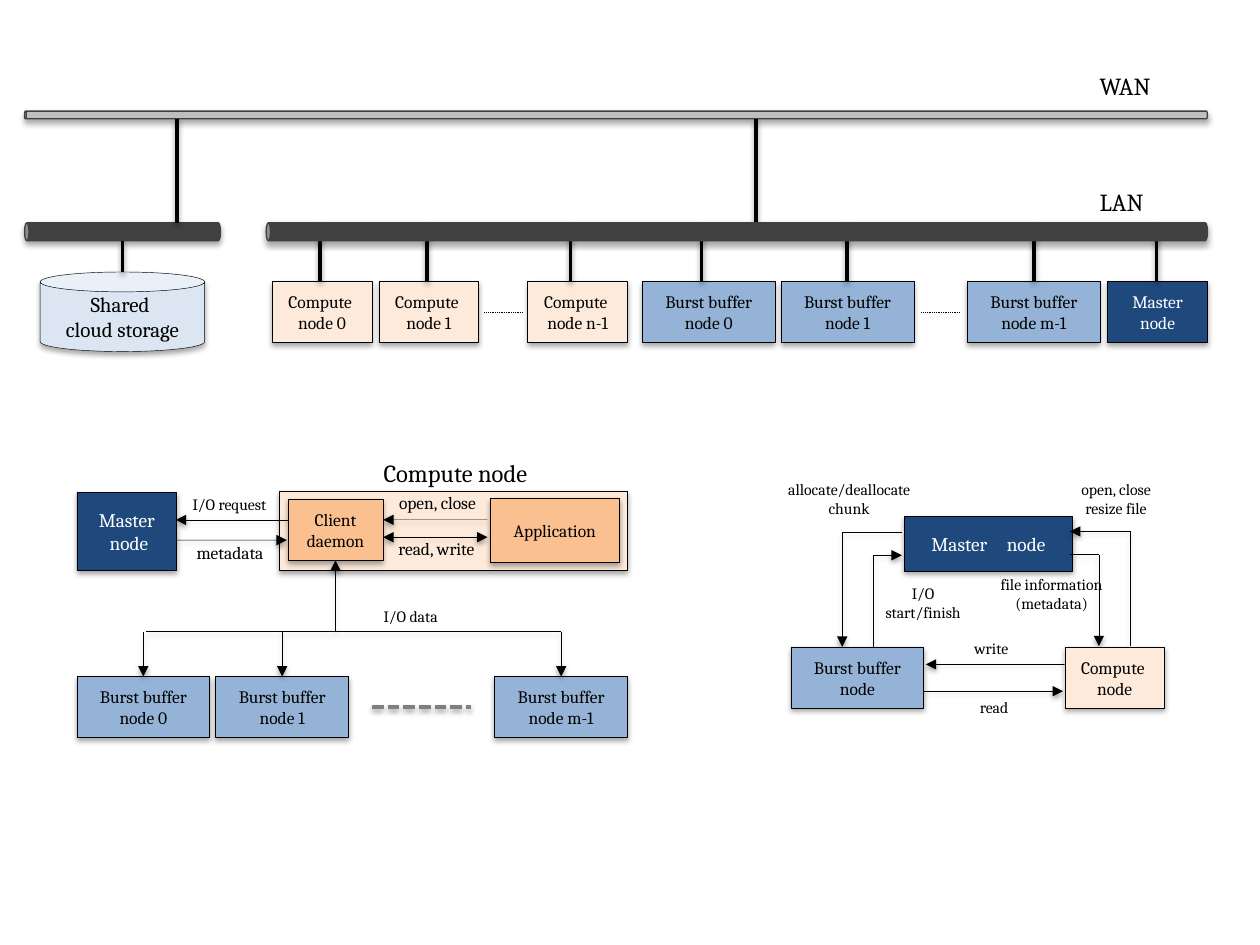
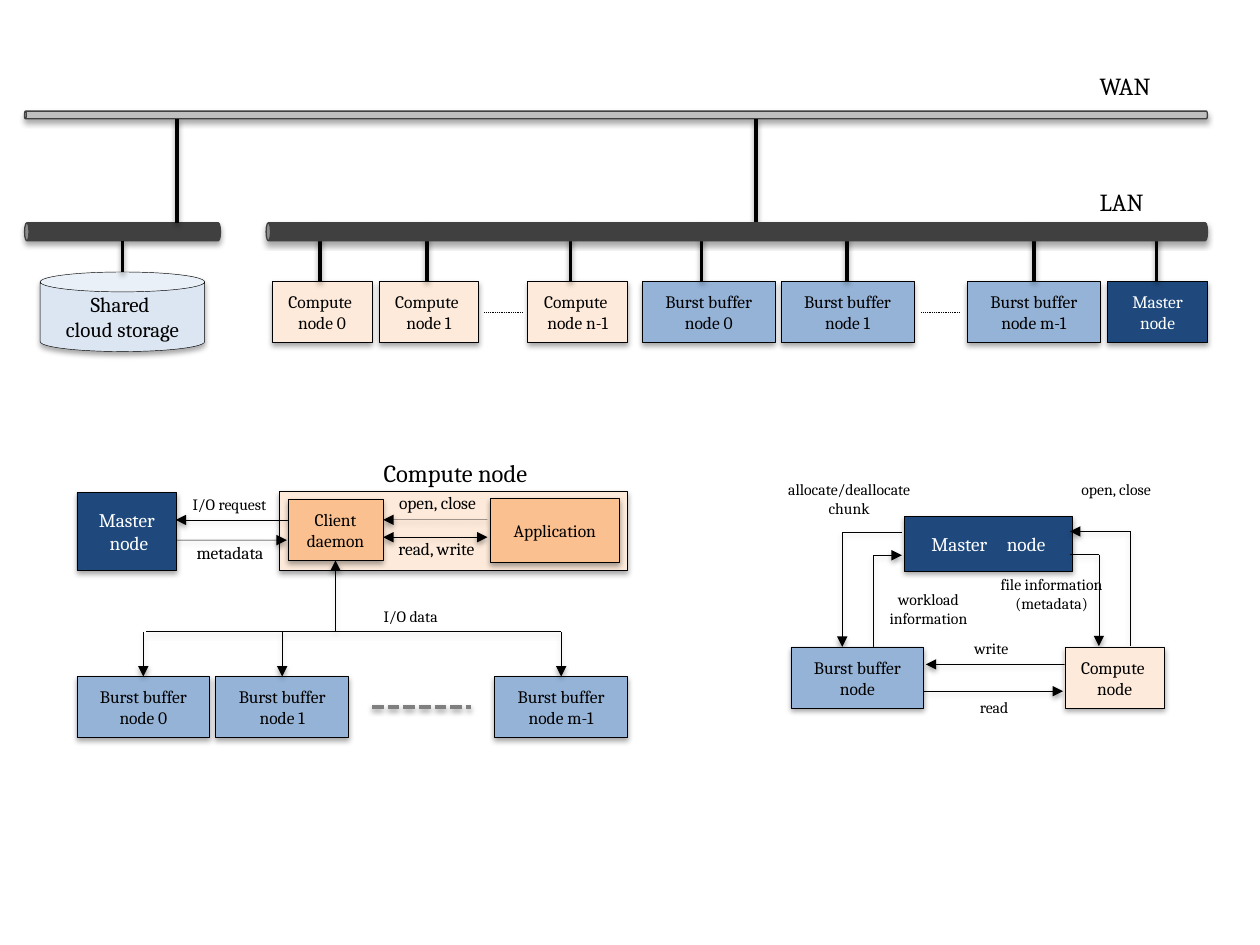
Before and after one commit to belldandyxtq/ccgrid, a slide deck: slide 3 of paper/ref/Presentation1.pptx. Drawn at 1260x945 pixels with LibreOffice and Linux fonts; fonts in the diff are those of the drawing. Boxes give left, top, right and bottom in pixels: in the first picture for what was removed or moved away, otherwise in the second. Text is boxed around its words. In the diff, an @@ line names an element or a change of style, - is before the commit and + after.

```diff
--- a/paper/ref/Presentation1.pptx
+++ b/paper/ref/Presentation1.pptx
@@ text at [1081, 484, 1151, 499]: text changed @@
-open, close
-resize file
+open, close
@@ text removed at [886, 588, 961, 620] @@
-I/O
-start/finish
@@ text added at [890, 594, 968, 624], 9 pt, text #000000 @@
+workload
+information
```
Also in this commit, not shown: 1 other slide changed, 10 other files.
